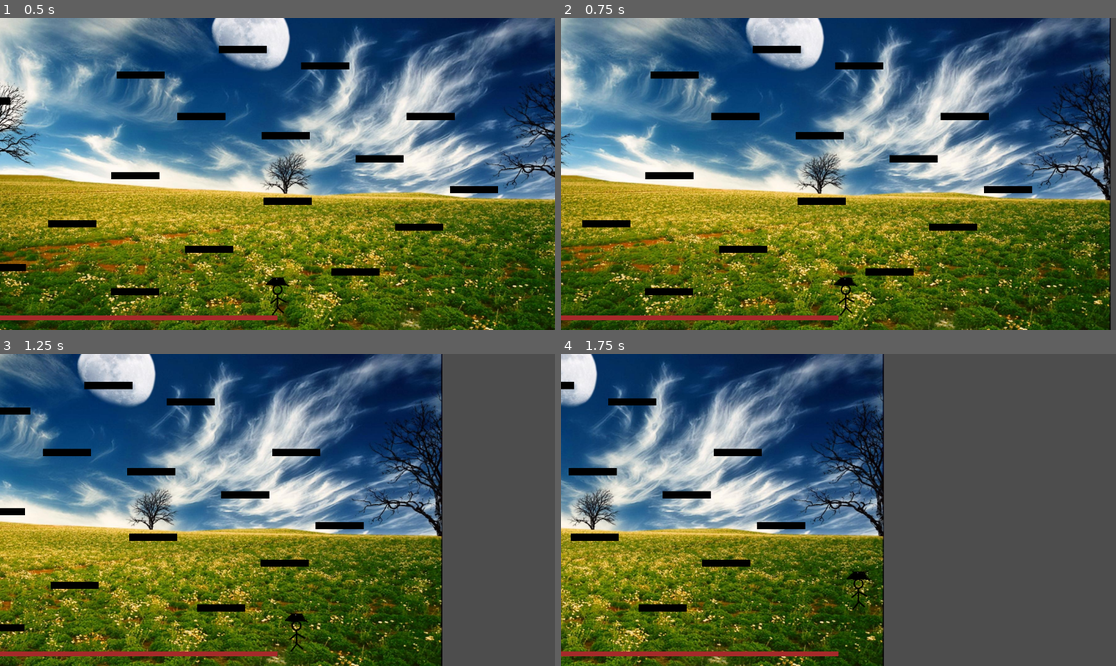
Above: before the commit, frames 1-4 (two rows, left to right).
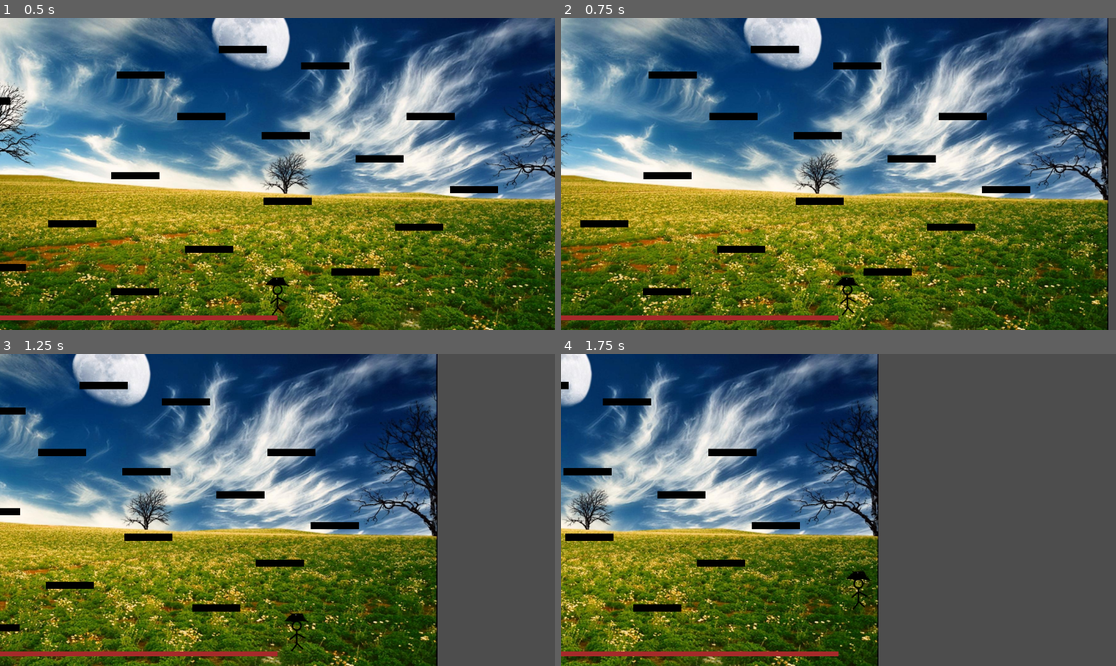
Above: after the commit, the same moments.

Repository: Darr3n2GG/2D-Platformer-Player-Template-WIP
Game: Godot game, scene res://src/scenes/test.tscn
Two runs of this game, one before a commit and one after it. Both use one fixed random seed, a clock stepped at 60 frames per second and the inputs below. The project has no main scene, so this scene is started directly.
Inputs:
- Up to frame 1 (0.5 s): no input
- Up to frame 2 (0.75 s): tap Enter at 0.5 s; hold D (move_right) from 0.53 s (still down)
- Up to frame 3 (1.25 s): keep holding D (move_right); tap Space (jump) at 0.77 s
- Up to frame 4 (1.75 s): keep holding D (move_right); tap Space (jump) at 1.52 s

Frame 1 is identical in both runs. In frame 2, 25% of the frame differs, in the area x 0-100%, y 0-100%; in frame 3, 30%, in the area x 0-80%, y 0-100%; in frame 4, 24%.

Commit message:
removed player movement component
all movement related physics handled by player node

Diff:
--- a/src/game_objects/Player/movement/AccelStrategy.gd
+++ b/src/game_objects/Player/movement/AccelStrategy.gd
@@ -2,4 +2,4 @@
 class_name AccelStrategy extends Resource
 
 
-@abstract func apply_acceleration(movement: PlayerMovement, input: LRInput, delta: float) -> void
+@abstract func apply_acceleration(player: Player, direction: float, delta: float) -> void
--- a/src/game_objects/Player/movement/ConstAccel.gd
+++ b/src/game_objects/Player/movement/ConstAccel.gd
@@ -7,20 +7,20 @@
 var final_time: float
 
 
-func apply_acceleration(movement: PlayerMovement, input: LRInput, delta: float) -> void:
-	set_final_time(movement.velocity_x, input)
+func apply_acceleration(player: Player, direction: float, delta: float) -> void:
+	set_final_time(player.velocity.x, direction)
 	var ticks := final_time / delta
 
-	var acceleration = movement.max_speed * (1 / ticks)
-	movement.velocity_x = move_toward(movement.velocity_x, movement.max_speed * input.get_direction(), acceleration)
+	var acceleration = player.max_speed * (1 / ticks)
+	player.velocity.x = move_toward(player.velocity.x, player.max_speed * direction, acceleration)
 
-func set_final_time(velocity_x: float, input: LRInput) -> void:
-	if input.just_pressed():
-		var is_turning = velocity_x != 0.0 and sign(velocity_x) != sign(input.get_direction())
+func set_final_time(velocity_x: float, direction: float) -> void:
+	if Input.is_action_just_pressed("move_left") or Input.is_action_just_pressed("move_right"):
+		var is_turning = velocity_x != 0.0 and sign(velocity_x) != sign(direction)
 		if is_turning:
 			final_time = turn_time
 		else:
 			final_time = accel_time
 
-	elif input.just_released():
+	elif Input.is_action_just_released("move_left") or Input.is_action_just_released("move_right"):
 		final_time = decel_time
--- a/src/game_objects/Player/movement/LinearAccel.gd
+++ b/src/game_objects/Player/movement/LinearAccel.gd
@@ -4,5 +4,5 @@
 
 
 
-func apply_acceleration(movement: PlayerMovement, input: LRInput, delta: float) -> void:
+func apply_acceleration(player: Player, direction: float, delta: float) -> void:
 	pass
--- a/src/game_objects/Player/movement/ZeroAccel.gd
+++ b/src/game_objects/Player/movement/ZeroAccel.gd
@@ -1,5 +1,5 @@
 class_name ZeroAccel extends AccelStrategy
 
 
-func apply_acceleration(movement: PlayerMovement, input: LRInput, _delta: float) -> void:
-	movement.velocity_x = movement.max_speed * input.get_direction()
+func apply_acceleration(player: Player, direction: float, _delta: float) -> void:
+	player.velocity.x = player.max_speed * direction
--- a/src/game_objects/Player/movement/player_movement.gd
+++ /dev/null
@@ -1,32 +0,0 @@
-## Player component that provides horizontal movement.
-class_name PlayerMovement extends Node
-
-# Exportable variables
-# NOTE: All exportable variables should be created and exported in your player node.
-var max_speed: float
-var accel_strategy: AccelStrategy
-
-var velocity_x: float
-
-var enabled: bool = true
-
-var player: CharacterBody2D
-var lr_input := LRInput.new("move_left", "move_right")
-
-
-func _ready() -> void:
-	await get_parent().ready
-	player = get_parent()
-
-	max_speed = player.max_speed
-	accel_strategy = player.accel_strategy
-
-func _physics_process(delta: float) -> void:
-	if not enabled:
-		return
-
-	handle_input(delta)
-	player.velocity.x = velocity_x
-
-func handle_input(delta: float) -> void:
-	accel_strategy.apply_acceleration(self, lr_input, delta)
--- a/src/game_objects/Player/player.gd
+++ b/src/game_objects/Player/player.gd
@@ -4,10 +4,13 @@
 @export var max_speed: float = 500.0
 @export var accel_strategy: AccelStrategy
 
+var movement_enabled: bool = true
 var gravity = ProjectSettings.get_setting("physics/2d/default_gravity")
 
 
 func _physics_process(delta: float) -> void:
+	handle_movement_input(delta)
+
 	if Input.is_action_just_pressed("jump") and is_on_floor():
 		velocity.y = -500
 
@@ -15,3 +18,12 @@
 		velocity.y += gravity * delta
 
 	move_and_slide()
+
+func handle_movement_input(delta: float) -> void:
+	if not movement_enabled:
+		return
+
+	accel_strategy.apply_acceleration(self, get_direction(), delta)
+
+func get_direction() -> float:
+	return Input.get_axis("move_left", "move_right")
--- a/src/game_objects/Player/player.tscn
+++ b/src/game_objects/Player/player.tscn
@@ -1,10 +1,9 @@
-[gd_scene load_steps=8 format=3 uid="uid://bgsqf48tab66p"]
+[gd_scene load_steps=7 format=3 uid="uid://bgsqf48tab66p"]
 
 [ext_resource type="Script" uid="uid://cyntlb36gsg4x" path="res://src/game_objects/Player/player.gd" id="1_ds8jj"]
 [ext_resource type="Script" uid="uid://bf4yeyev3prjp" path="res://src/game_objects/Player/movement/ConstAccel.gd" id="2_dvs4v"]
 [ext_resource type="Texture2D" uid="uid://dvl28rv8woupg" path="res://src/assets/gerald.png" id="3_3a2m3"]
 [ext_resource type="Script" uid="uid://cxjtqg6r2chpq" path="res://src/game_objects/RectanglePolygon2D/rectangle_polygon_2d.gd" id="4_row8d"]
-[ext_resource type="Script" uid="uid://dypreb14osi0q" path="res://src/game_objects/Player/movement/player_movement.gd" id="5_3pq2h"]
 
 [sub_resource type="Resource" id="Resource_fen8a"]
 script = ExtResource("2_dvs4v")
@@ -36,7 +35,3 @@
 [node name="CollisionShape2D" type="CollisionShape2D" parent="."]
 position = Vector2(0, -2)
 shape = SubResource("CapsuleShape2D_m5uds")
-
-[node name="PlayerMovement" type="Node" parent="."]
-script = ExtResource("5_3pq2h")
-metadata/_custom_type_script = "uid://dypreb14osi0q"
Not shown, removed: src/game_objects/Player/movement/player_movement.gd.uid
